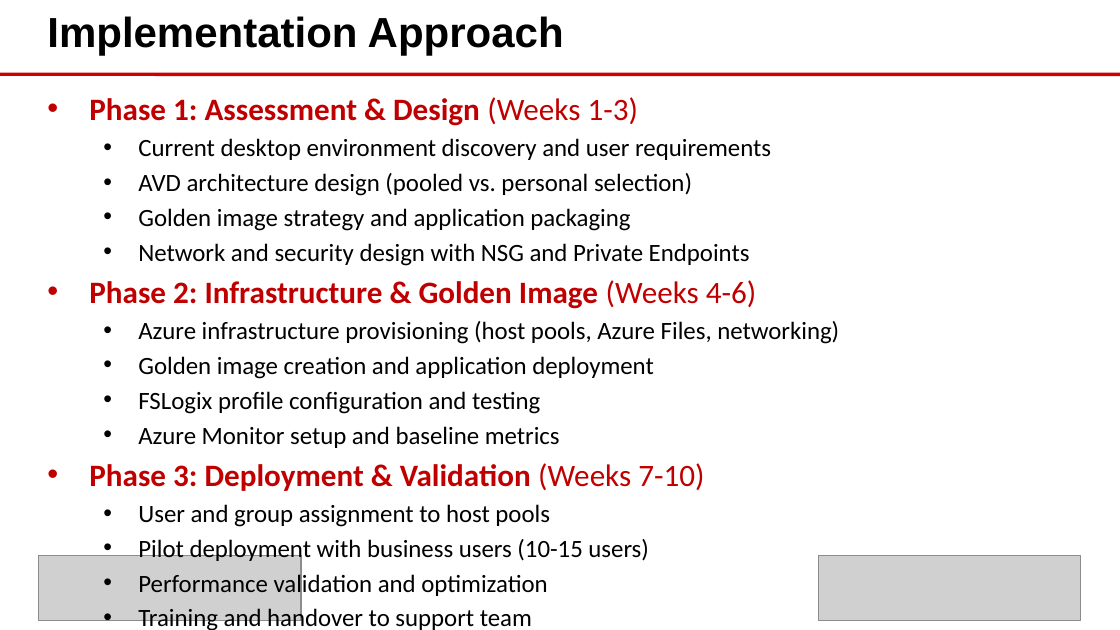
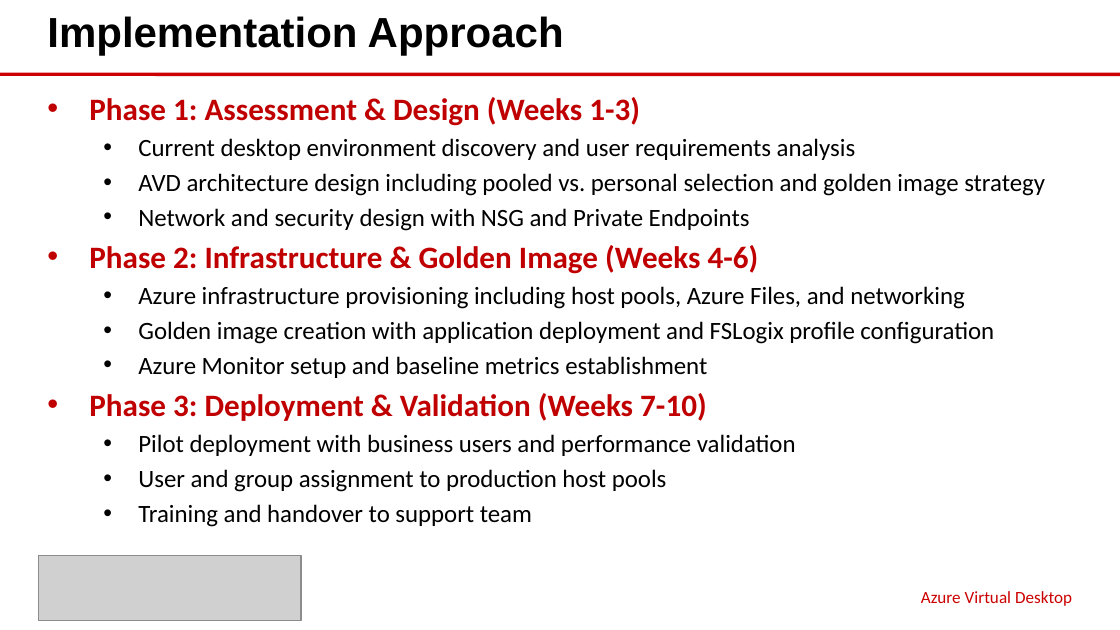
Before and after one commit to eoframework/solutions, a slide deck: slide 5 of solutions/azure/modern-workspace/virtual-desktop/presales/solution-briefing.pptx. Drawn at 1120x630 pixels with LibreOffice and Linux fonts; fonts in the diff are those of the drawing; grey boxes stand for pictures; background and template pictures are left out. Boxes give left, top, right and bottom in pixels: in the first picture for what was removed or moved away, otherwise in the second. Text is boxed around its words. In the diff, an @@ line names an element or a change of style, - is before the commit and + after.

```diff
--- a/solutions/azure/modern-workspace/virtual-desktop/presales/solution-briefing.pptx
+++ b/solutions/azure/modern-workspace/virtual-desktop/presales/solution-briefing.pptx
@@ text at (89, 97, 759, 421): bold on in "(Weeks 1-3)", "(Weeks 4-6)", "(Weeks 7-10)" @@
@@ text at (138, 138, 1045, 196): text changed @@
-  • Current desktop environment discovery and user requirements
-  • AVD architecture design (pooled vs. personal selection)
-  • Golden image strategy and application packaging
+  • Current desktop environment discovery and user requirements analysis
+  • AVD architecture design including pooled vs. personal selection and golden image strategy
@@ text at (138, 286, 994, 378): text changed @@
-  • Azure infrastructure provisioning (host pools, Azure Files, networking)
-  • Golden image creation and application deployment
-  • FSLogix profile configuration and testing
-  • Azure Monitor setup and baseline metrics
+  • Azure infrastructure provisioning including host pools, Azure Files, and networking
+  • Golden image creation with application deployment and FSLogix profile configuration
+  • Azure Monitor setup and baseline metrics establishment
@@ text at (138, 434, 796, 492): text changed @@
-  • User and group assignment to host pools
-  • Pilot deployment with business users (10-15 users)
-  • Performance validation and optimization
+  • Pilot deployment with business users and performance validation
+  • User and group assignment to production host pools
@@ picture removed at (819, 556, 1081, 620) @@
@@ text added at (921, 591, 1072, 606), 11 pt, text #CC0000 @@
+Azure Virtual Desktop
```
Also in this commit, not shown: 10 other slides changed, 11 other files.
